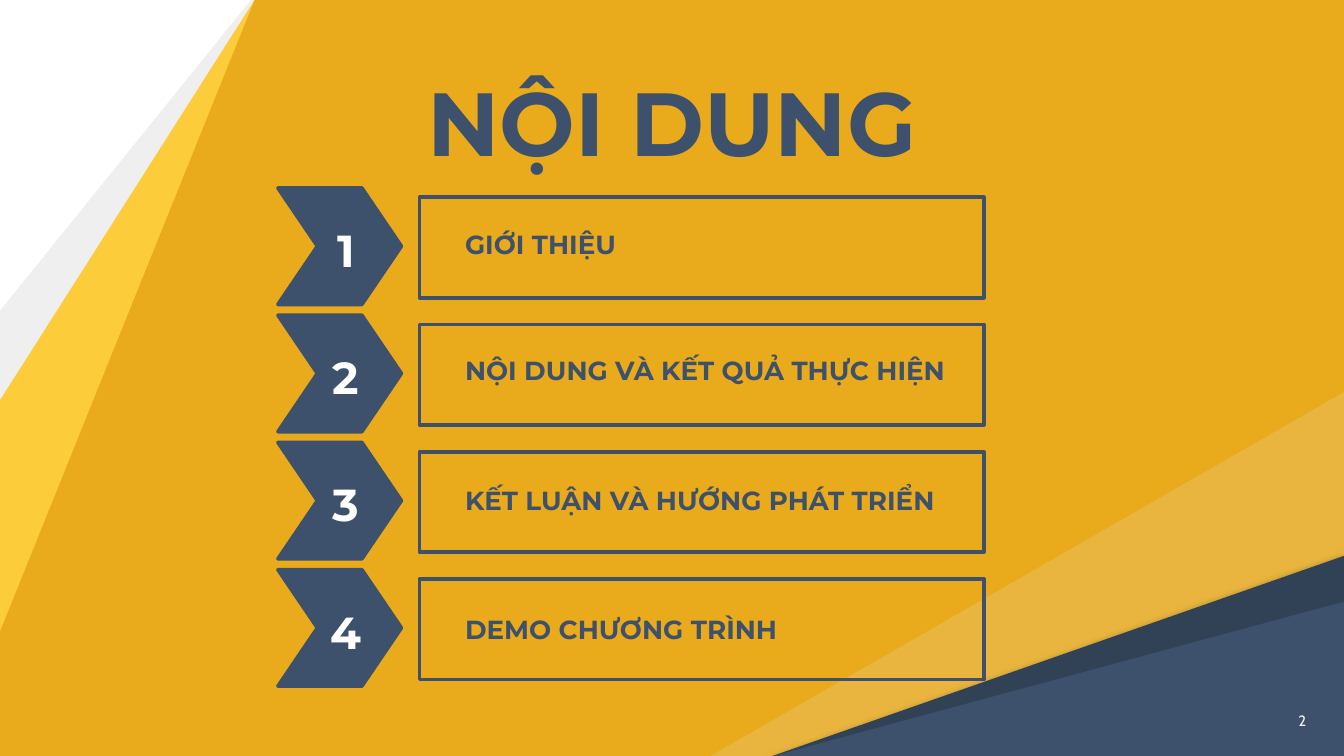
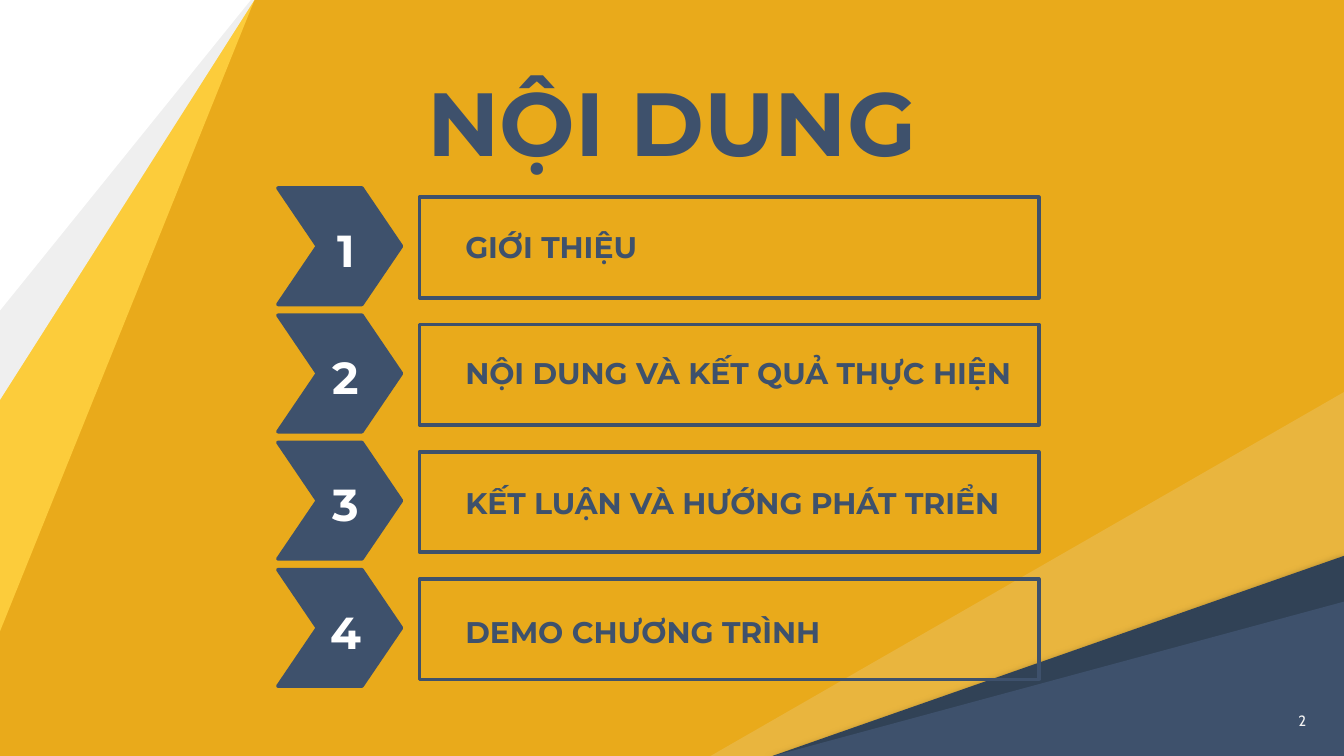
Before and after one commit to nghiale1/CongDongGiaSu, a slide deck: slide 2 of docs/thuyetTrinh_LeMinhNghia_B1605229.pptx. Drawn at 1344x756 pixels with LibreOffice and Linux fonts; fonts in the diff are those of the drawing. Boxes give left, top, right and bottom in pixels: in the first picture for what was removed or moved away, otherwise in the second. Text is boxed around its words. In the diff, an @@ line names an element or a change of style, - is before the commit and + after.

```diff
--- a/docs/thuyetTrinh_LeMinhNghia_B1605229.pptx
+++ b/docs/thuyetTrinh_LeMinhNghia_B1605229.pptx
@@ rectangle: place and size @@
-rectangle at [419, 198, 984, 298]
+rectangle at [419, 198, 1039, 298]
@@ rectangle: place and size @@
-rectangle at [419, 324, 984, 425]
+rectangle at [419, 324, 1039, 425]
@@ rectangle: place and size @@
-rectangle at [419, 452, 984, 552]
+rectangle at [419, 452, 1039, 552]
@@ rectangle: place and size @@
-rectangle at [419, 579, 984, 680]
+rectangle at [419, 579, 1039, 680]
@@ size 14 to 16 pt in 4 elements at [465, 231, 637, 264], [465, 355, 1011, 390], [465, 485, 999, 520], [465, 616, 820, 644] @@
```
Also in this commit, not shown: 19 other slides changed, 7 slides added, 2 slides removed, 34 other files.
